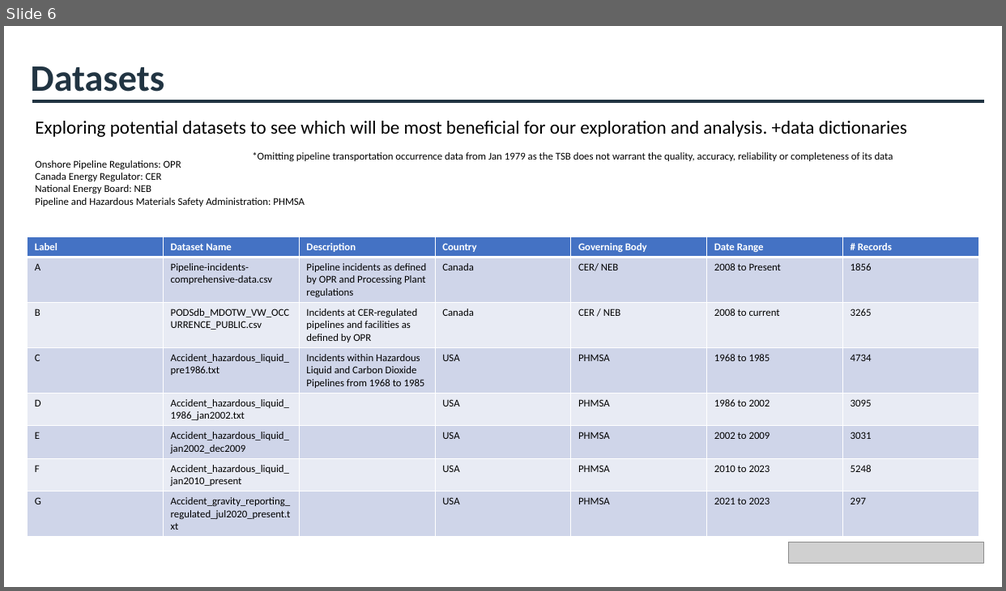
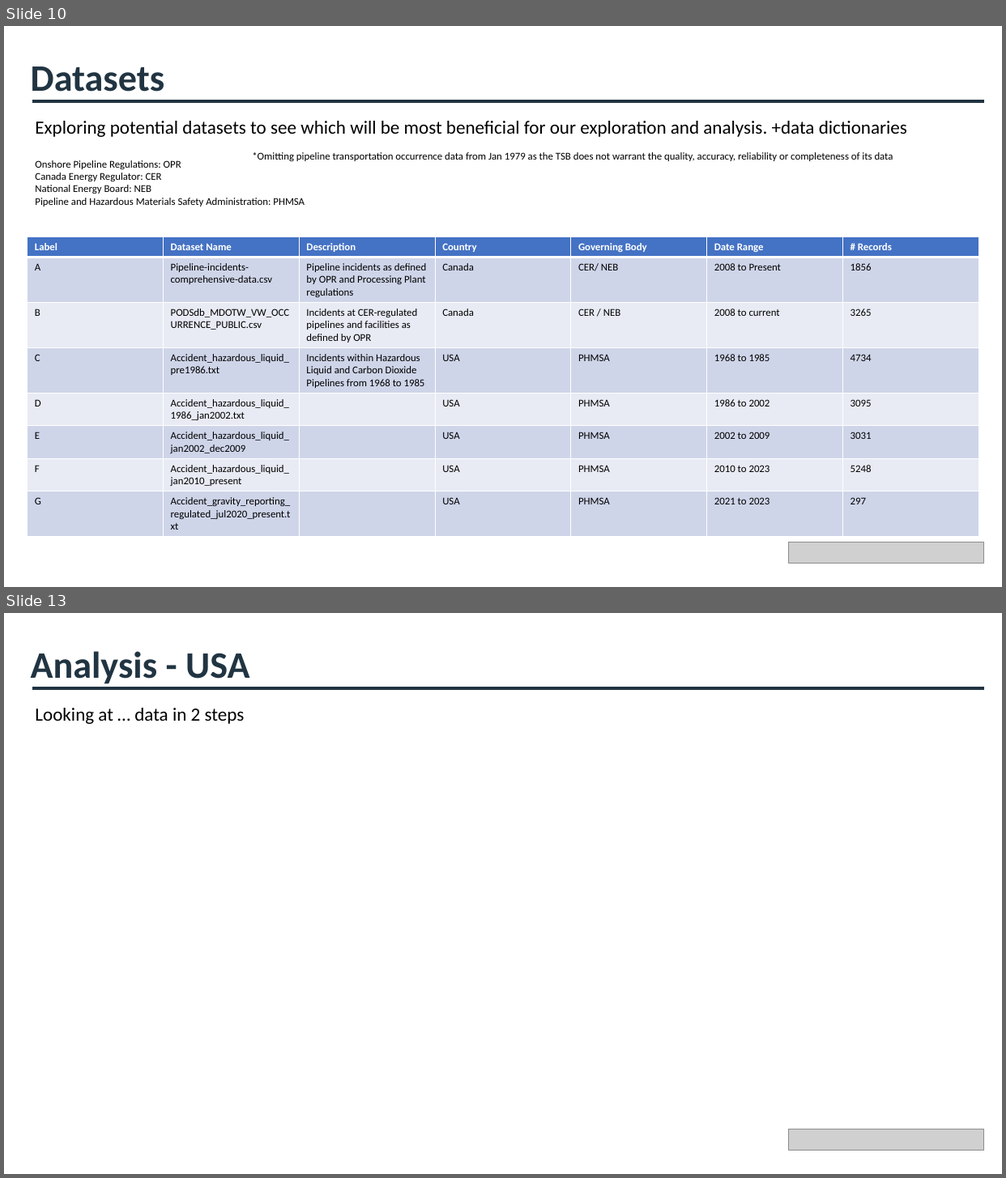
Before and after one commit to cameronmackinnon/crude_oil_accidents, a slide deck: presentations/Pipeline Accidents Presentation v0.pptx. Shown one above the other, each under a label of ours: slide 6 before the commit, slides 10 and 13 after it; the slides between them are not shown. The pictures are 1006x591 and 1006x1178 pixels, drawn with LibreOffice and Linux fonts; fonts in the diff are those of the drawing; grey boxes stand for pictures. Boxes give left, top, right and bottom in pixels: in the first picture for what was removed or moved away, otherwise in the second. Text is boxed around its words. In the diff, an @@ line names an element or a change of style, - is before the commit and + after.

Commit message:
cleaning analysis on dataset A

```diff
--- a/presentations/Pipeline Accidents Presentation v0.pptx
+++ b/presentations/Pipeline Accidents Presentation v0.pptx
@@ slide 13 added at box(4, 613, 1002, 1174), background #FFFFFF @@
@@ text added at box(31, 651, 249, 688), 36 pt, text #213442, bold @@
+Analysis - USA
@@ line added from (32, 688) to (984, 688), #213442 3 pt @@
@@ text added at box(35, 708, 245, 724), 18 pt, text #000000 @@
+Looking at … data in 2 steps
@@ picture added at box(790, 1130, 985, 1150) @@
@@ what was slide 6 is now slide 10 @@
```
Also in this commit, not shown: 7 slides changed, 6 other slides added, 4 other files.
